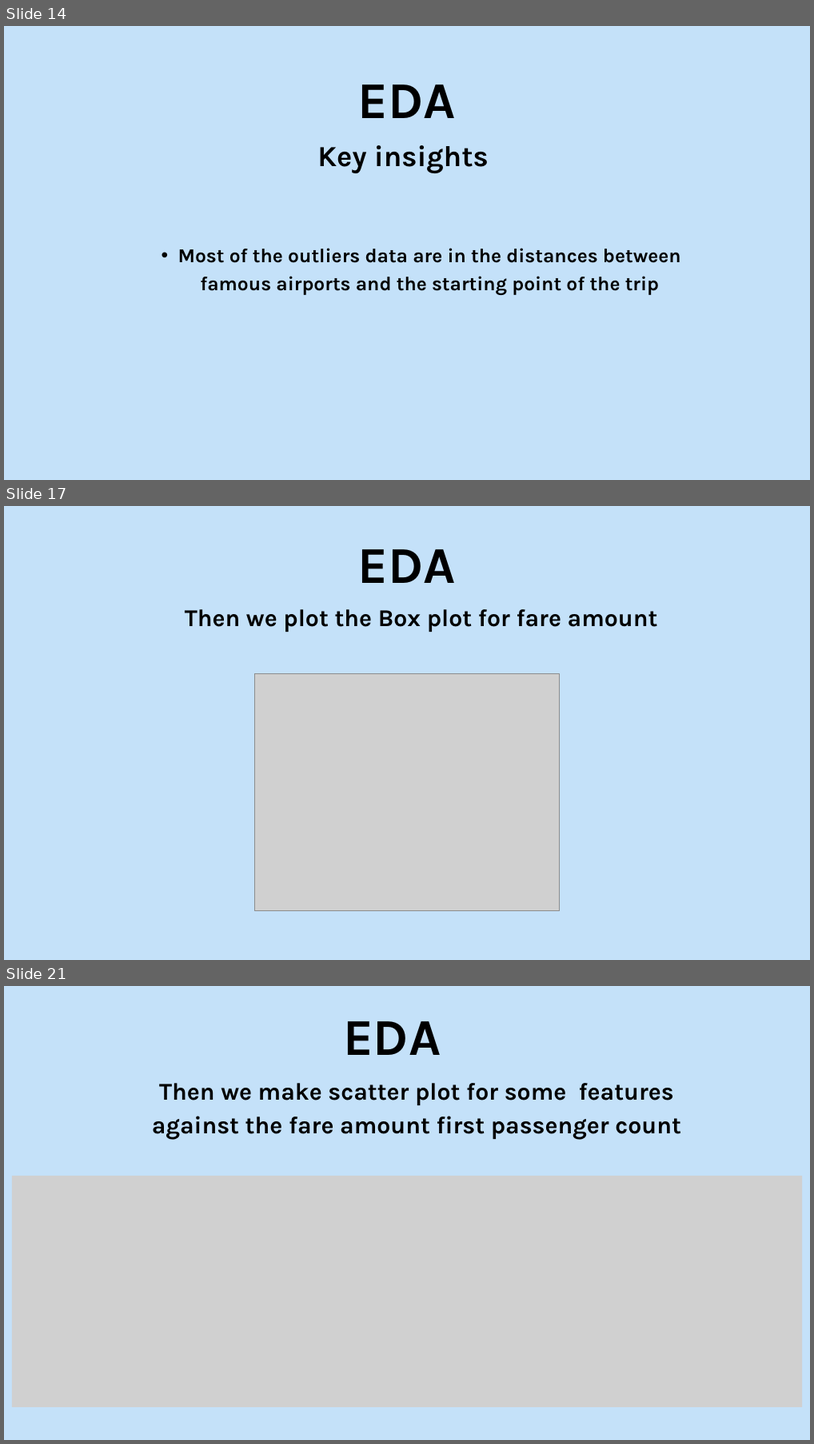
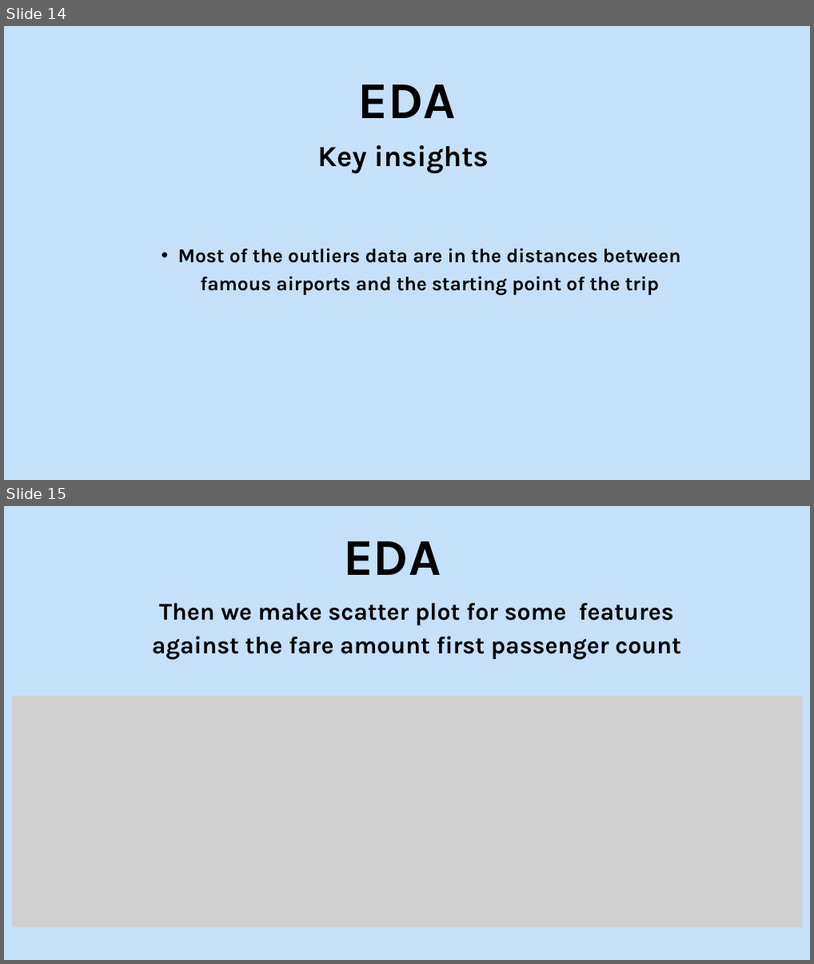
Before and after one commit to hossam246/toqali-Machine_Learning_Internship_winter_2025, a slide deck: Task4/Group 3/EDA_Presentation.pptx. Shown one above the other, each under a label of ours: slides 14, 17 and 21 before the commit, slides 14 and 15 after it; the slides between them are not shown. The pictures are 814x1444 and 814x964 pixels, drawn with LibreOffice and Linux fonts; fonts in the diff are those of the drawing; grey boxes stand for pictures. Boxes give left, top, right and bottom in pixels: in the first picture for what was removed or moved away, otherwise in the second. Text is boxed around its words. In the diff, an @@ line names an element or a change of style, - is before the commit and + after.

```diff
--- a/Task4/Group 3/EDA_Presentation.pptx
+++ b/Task4/Group 3/EDA_Presentation.pptx
@@ slide 17 removed at <box>4,506,810,960</box>, background #C4E1F9 @@
@@ text removed at <box>358,549,456,583</box> @@
-EDA
@@ text removed at <box>185,609,658,632</box> @@
-Then we plot the Box plot for fare amount
@@ picture removed at <box>254,673,560,911</box> @@
@@ what was slide 21 is now slide 15 @@
```
Also in this commit, not shown: 4 slides changed, 3 other slides removed, 2 other files.
